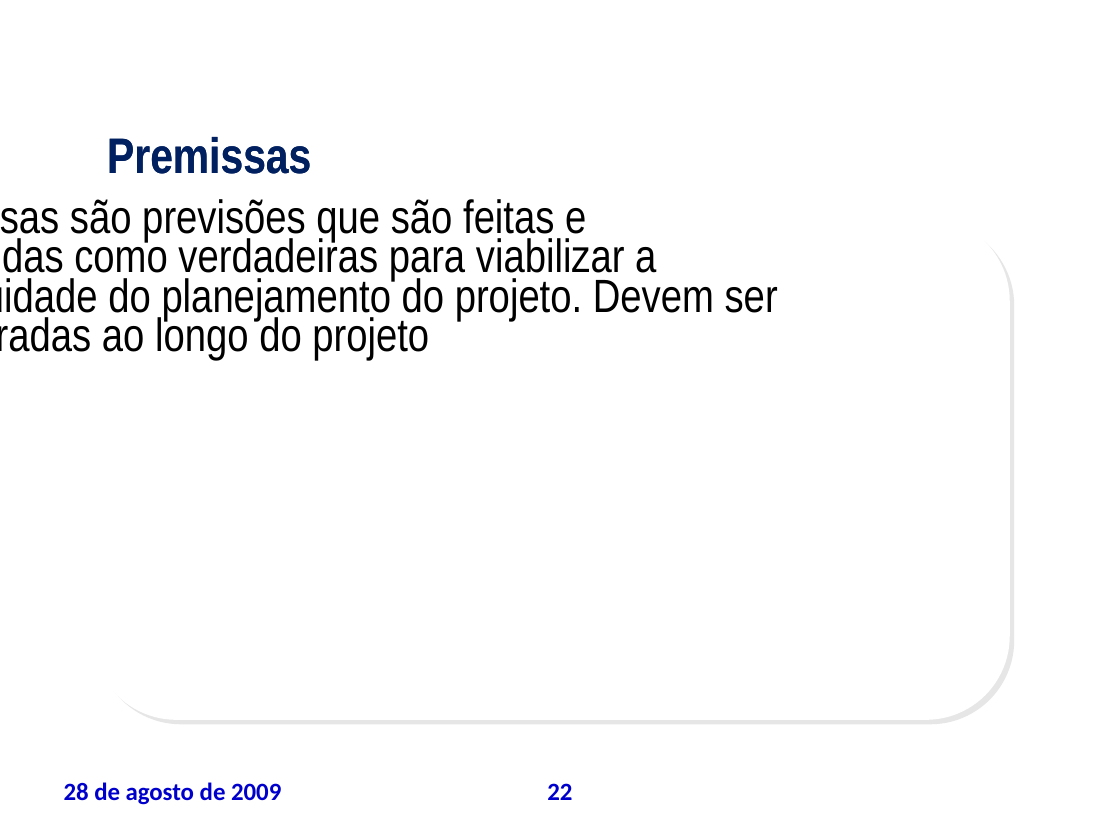
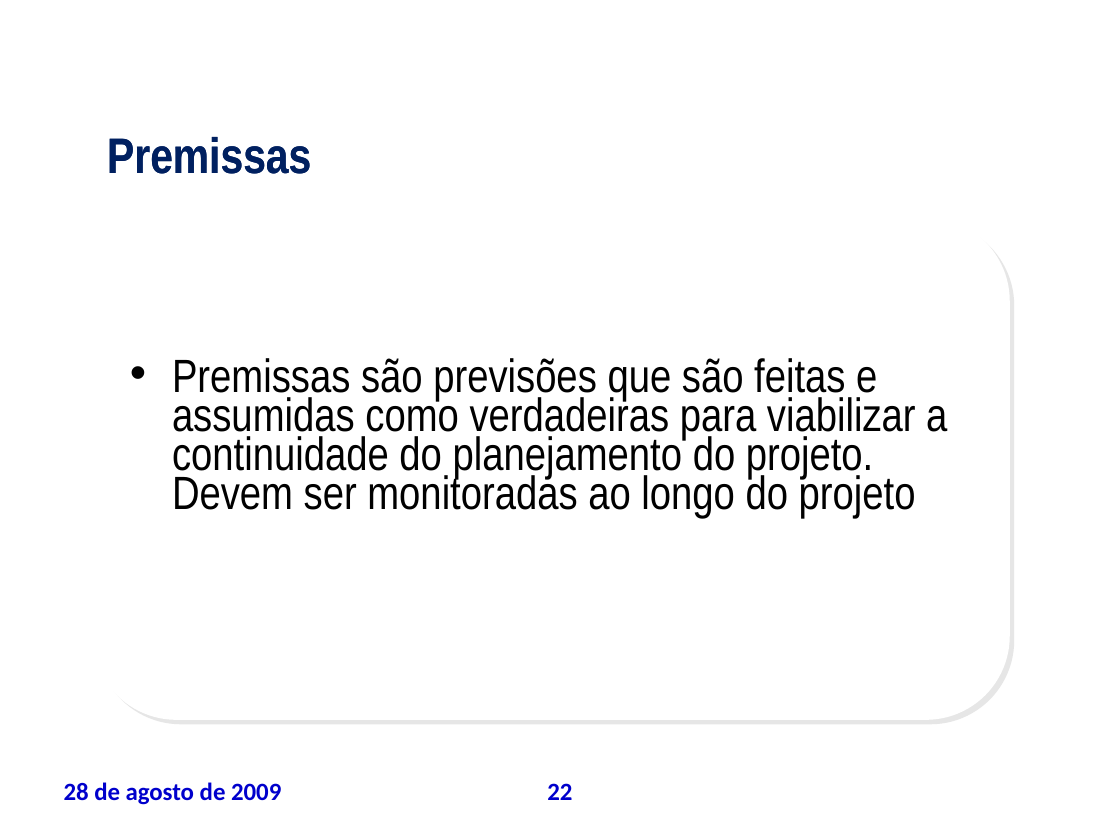
Before and after one commit to leoevaristo/psa20092, a slide deck: slide 22 of ARTEFATOS/TAP_apresentacao.ppt. Drawn at 1120x840 pixels with LibreOffice and Linux fonts; fonts in the diff are those of the drawing; background and template pictures are left out. Boxes give left, top, right and bottom in pixels: in the first picture for what was removed or moved away, otherwise in the second. Text is boxed around its words. In the diff, an @@ line names an element or a change of style, - is before the commit and + after.

```diff
--- a/ARTEFATOS/TAP_apresentacao.ppt
+++ b/ARTEFATOS/TAP_apresentacao.ppt
@@ text "Premissas são previsões que são ..." rewrapped from [70, 199, 778, 360] to [172, 358, 947, 519] @@
```
Also in this commit, not shown: 6 other slides changed.
